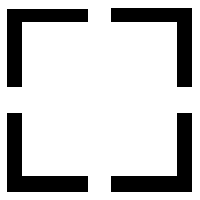
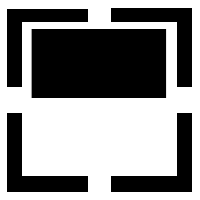
Comparing the layer stacks of the two 200×200 images. Changes:
added layer "Pasted Layer" above "Layer #1" over [30, 29, 167, 98]
